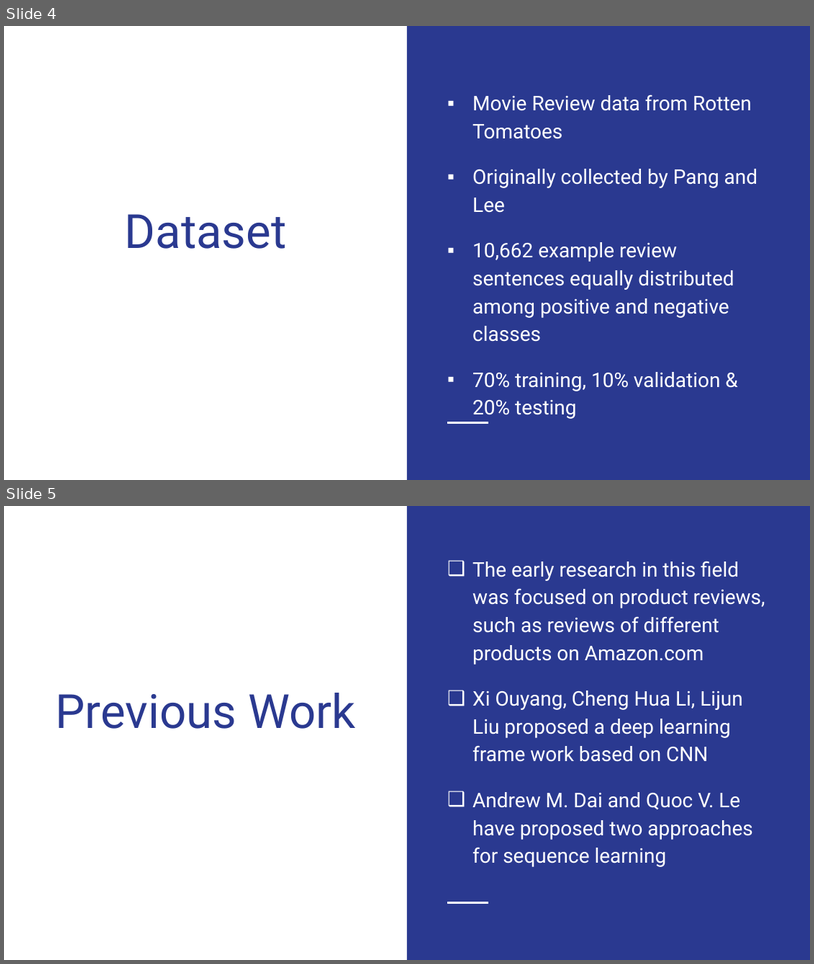
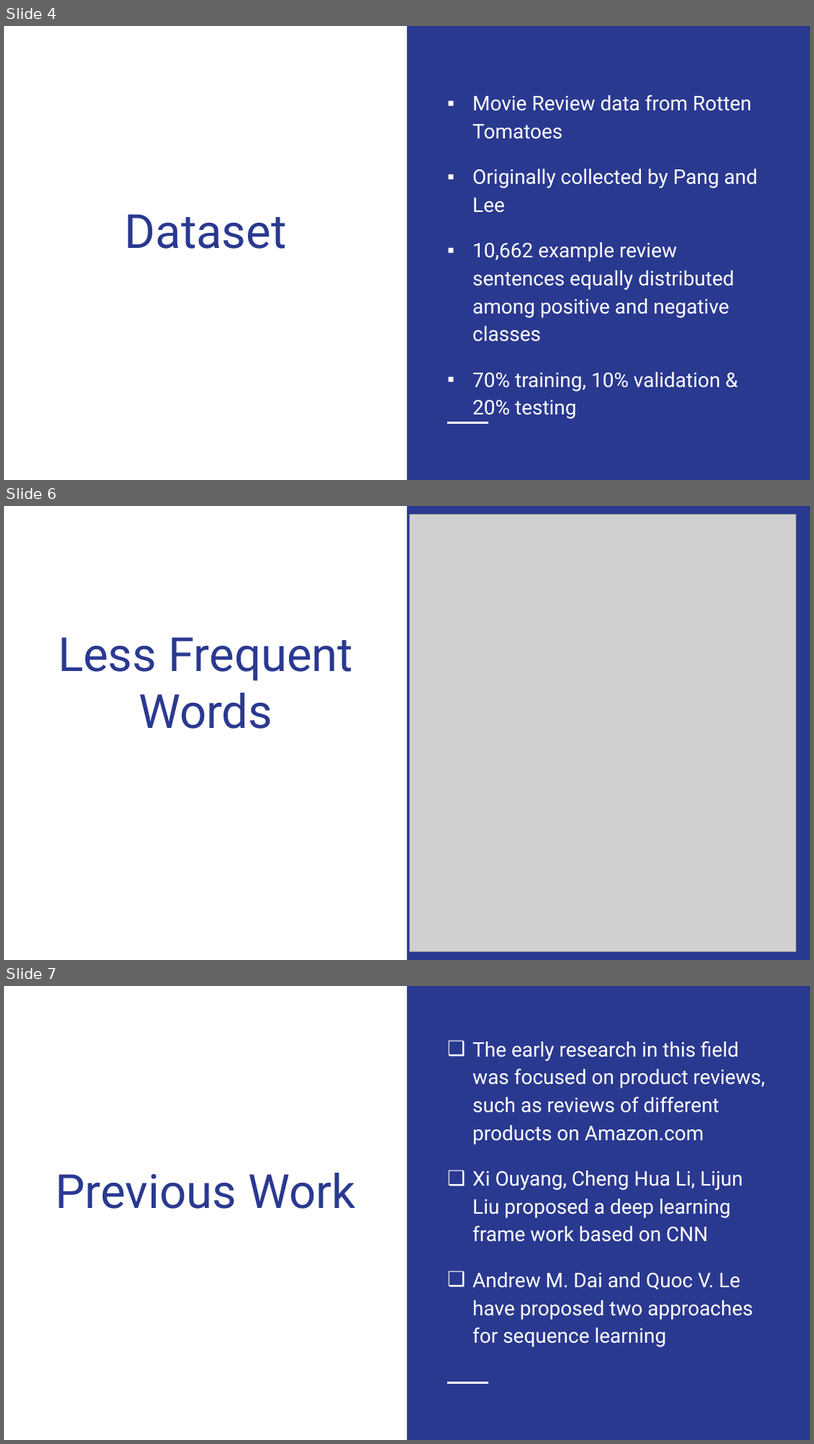
Before and after one commit to Vivekreddyd/Sentiment_Classifier, a slide deck: Presentation.pptx. Shown one above the other, each under a label of ours: slides 4 and 5 before the commit, slides 4, 6 and 7 after it; the slides between them are not shown. The pictures are 814x964 and 814x1444 pixels, drawn with LibreOffice and Linux fonts; fonts in the diff are those of the drawing; grey boxes stand for pictures. Boxes give left, top, right and bottom in pixels: in the first picture for what was removed or moved away, otherwise in the second. Text is boxed around its words. In the diff, an @@ line names an element or a change of style, - is before the commit and + after.

```diff
--- a/Presentation.pptx
+++ b/Presentation.pptx
@@ slide 6 added at (x1=4, y1=506, x2=810, y2=960), background #FFFFFF; not listed: 1 template element that a slide beside it also shows @@
@@ picture added at (x1=409, y1=514, x2=796, y2=951) @@
@@ title added at (x1=58, y1=637, x2=354, y2=728), 42 pt, text #2A3990 @@
+Less Frequent Words
@@ what was slide 5 is now slide 7 @@
```
Also in this commit, not shown: 1 other slide added.
